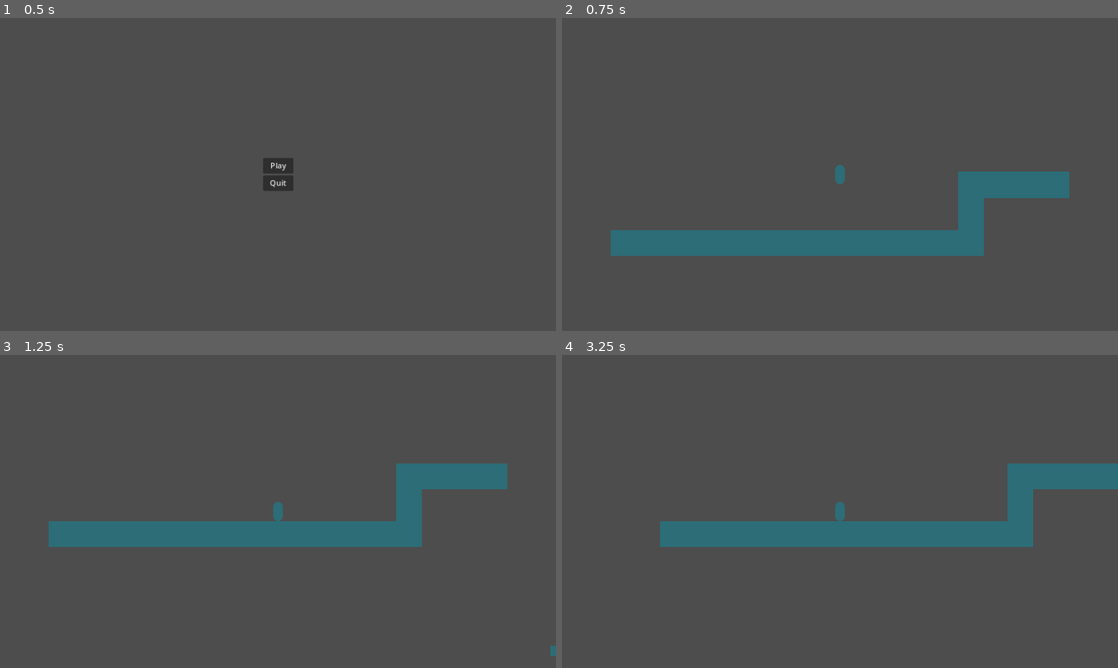
Above: before the commit, frames 1-4 (two rows, left to right).
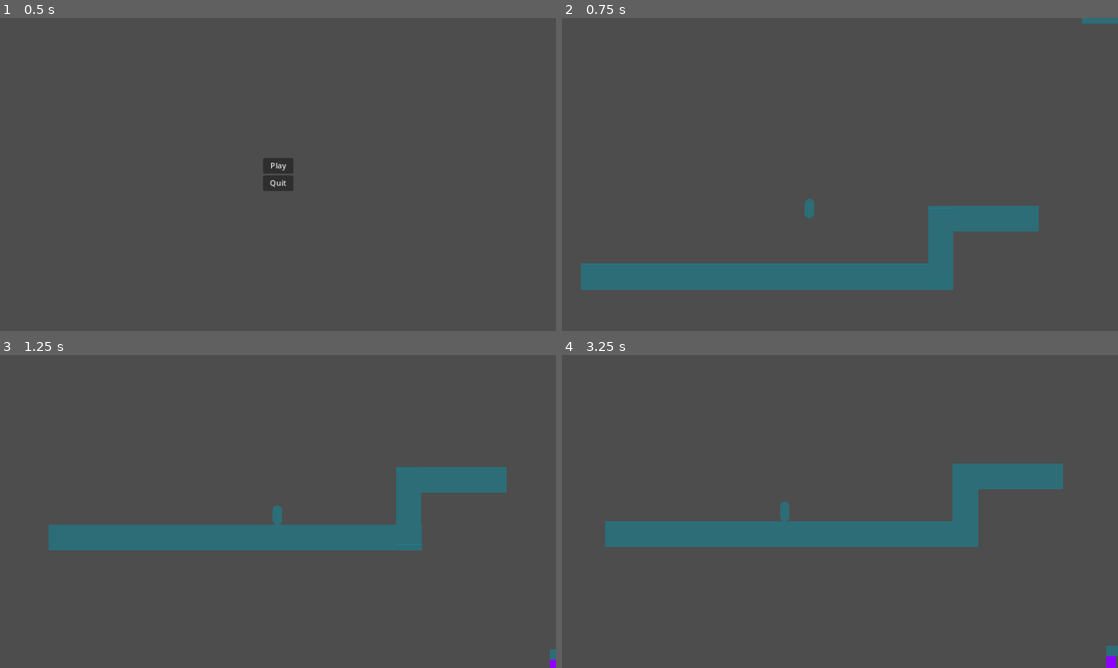
Above: after the commit, the same moments.

Repository: Notebooked/Reflection-prototype
Game: Godot game, scene res://Menu.tscn
Two runs of this game, one before a commit and one after it. Both use one fixed random seed, a clock stepped at 60 frames per second and the inputs below. The engine's default icon, where the game draws it, is replaced by a stand-in: a white triangle on a blue panel in a dark square.
Inputs:
- Up to frame 1 (0.5 s): no input
- Up to frame 2 (0.75 s): click "Play" at 0.5 s
- Up to frame 3 (1.25 s): no input
- Up to frame 4 (3.25 s): hold D (right) 1.28-2.78 s; tap Shift (dash) at 1.35, 2.1, 3.05 s; tap Space (jump) at 1.52, 2.27 s; tap Enter at 2.75 s; hold A (left) from 2.78 s (still down); tap Tab (switch_world) at 2.85 s

Frame 1 is identical in both runs. In frame 2, 14% of the frame differs, in the area x 3-100%, y 0-87%; in frame 3, 1.9%; in frame 4, 4.5%.

Commit message:
passable bl;opvfcxcgjk,lllkkkj

Diff:
--- a/Main.tscn
+++ b/Main.tscn
@@ -6,6 +6,7 @@
 [ext_resource type="PackedScene" path="res://Scenes/Platform.tscn" id="3_r8rtc"]
 [ext_resource type="PackedScene" path="res://Scenes/BulletSpawner.tscn" id="6"]
 [ext_resource type="PackedScene" uid="uid://ealytcutpg7e" path="res://Scenes/MirrorTrigger.tscn" id="6_rtqfi"]
+[ext_resource type="PackedScene" uid="uid://vf10yjuwmiwr" path="res://Scenes/PassableGround.tscn" id="7_mivq8"]
 
 [node name="Node2D" type="Node2D"]
 
@@ -49,6 +50,10 @@
 
 [node name="Duplicates" type="Node2D" parent="Platforms"]
 
+[node name="PassableGround" parent="Platforms" groups=["passable"] instance=ExtResource("7_mivq8")]
+position = Vector2(334, -208)
+scale = Vector2(0.969364, 4.56644)
+
 [node name="BulletSpawner" parent="." instance=ExtResource("6")]
 position = Vector2(64, -496)
 
--- a/Player.gd
+++ b/Player.gd
@@ -74,6 +74,9 @@
 	current_dash_time += delta
 	if current_dash_time >= dash_time:
 		dashing = false
+		for node in get_tree().get_nodes_in_group("passable"):
+			node.enable_collision()
+		return
 	else:
 		var move = dash_direction
 		move.y *= dash_vertical_mult
@@ -84,11 +87,17 @@
 			velocity = move * Vector2(0.65,1)
 		else:
 			velocity = move * Vector2(0.65,0.4)
+
 	if !in_mirror_world:
 		for i in range(0, get_slide_collision_count()):
 			var collision: KinematicCollision2D = get_slide_collision(i)
 			if "breakable" in collision.get_collider().get_groups():
 				collision.get_collider().destroy()
+		for node in get_tree().get_nodes_in_group("passable"):
+			node.enable_collision()
+	else:
+		for node in get_tree().get_nodes_in_group("passable"):
+			node.disable_collision()
 
 func switch_world():
 	if can_enter_mirror_world:
--- /dev/null
+++ b/Scenes/PassableGround.tscn
@@ -0,0 +1,54 @@
+[gd_scene load_steps=9 format=3 uid="uid://vf10yjuwmiwr"]
+
+[ext_resource type="Script" path="res://Scripts/PassableGround.gd" id="1_sbhq5"]
+[ext_resource type="Texture2D" uid="uid://e3v0rgryyx7l" path="res://mirrorblock.png" id="2_ufd1o"]
+
+[sub_resource type="RectangleShape2D" id="1"]
+
+[sub_resource type="Gradient" id="Gradient_duuwj"]
+colors = PackedColorArray(0.721859, 0.721859, 0.721859, 1, 1, 1, 1, 1)
+
+[sub_resource type="GradientTexture1D" id="GradientTexture1D_v2jol"]
+gradient = SubResource("Gradient_duuwj")
+
+[sub_resource type="Gradient" id="Gradient_80lju"]
+offsets = PackedFloat32Array(0, 0.753695, 1)
+colors = PackedColorArray(1, 1, 1, 1, 1, 1, 1, 1, 1, 1, 1, 0)
+
+[sub_resource type="GradientTexture1D" id="GradientTexture1D_j0ebo"]
+gradient = SubResource("Gradient_80lju")
+
+[sub_resource type="ParticleProcessMaterial" id="ParticleProcessMaterial_t1d1e"]
+emission_shape = 3
+emission_box_extents = Vector3(10, 10, 10)
+particle_flag_disable_z = true
+direction = Vector3(0, 1, 0)
+spread = 63.38
+gravity = Vector3(0, 30, 0)
+initial_velocity_min = -10.0
+initial_velocity_max = -10.0
+orbit_velocity_min = 0.0
+orbit_velocity_max = 0.0
+color = Color(0.823529, 0.823529, 0.823529, 1)
+color_ramp = SubResource("GradientTexture1D_j0ebo")
+color_initial_ramp = SubResource("GradientTexture1D_v2jol")
+
+[node name="PassableGround" type="StaticBody2D"]
+script = ExtResource("1_sbhq5")
+
+[node name="Sprite" type="Sprite2D" parent="." groups=["breakable"]]
+position = Vector2(3.57628e-07, -7.15256e-07)
+scale = Vector2(0.0699301, 0.0699301)
+texture = ExtResource("2_ufd1o")
+
+[node name="CollisionShape2D" type="CollisionShape2D" parent="."]
+shape = SubResource("1")
+
+[node name="GPUParticles2D" type="GPUParticles2D" parent="."]
+emitting = false
+amount = 100
+process_material = SubResource("ParticleProcessMaterial_t1d1e")
+lifetime = 3.5
+one_shot = true
+speed_scale = 2.0
+explosiveness = 1.0
--- a/Scenes/Player.tscn
+++ b/Scenes/Player.tscn
@@ -35,4 +35,5 @@
 disabled = true
 
 [node name="Camera2D" type="Camera2D" parent="."]
+top_level = true
 script = ExtResource("4_g7lqx")
--- a/Scripts/Camera.gd
+++ b/Scripts/Camera.gd
@@ -7,7 +7,7 @@
 func _ready():
 	player = get_parent()
 
-func _process(delta):
+func _physics_process(delta):
 	if !player.in_mirror_world:
 		target_position = player.global_position
 	else:
--- /dev/null
+++ b/Scripts/PassableGround.gd
@@ -0,0 +1,7 @@
+extends StaticBody2D
+
+func enable_collision():
+	$CollisionShape2D.disabled = false
+
+func disable_collision():
+	$CollisionShape2D.disabled = true
Not shown: 1 places in Main.tscn that only renumber resources
Binary file added: mirrorblock.png
Not shown, added: mirrorblock.png.import
